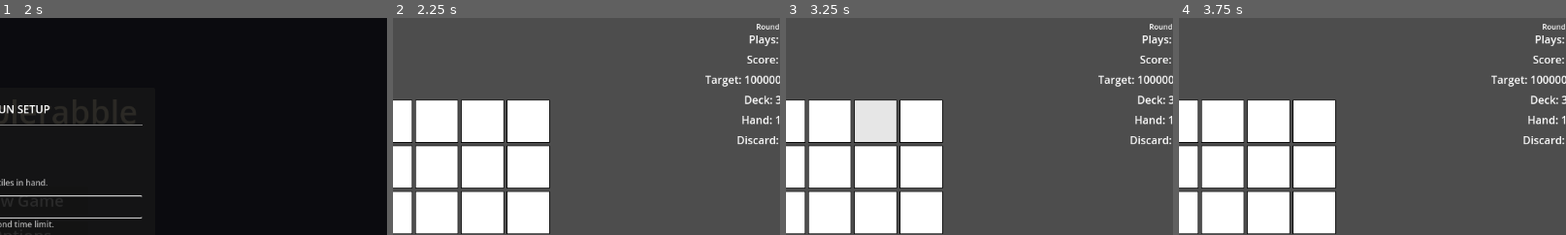
Above: before the commit, frames 1-4 (left to right).
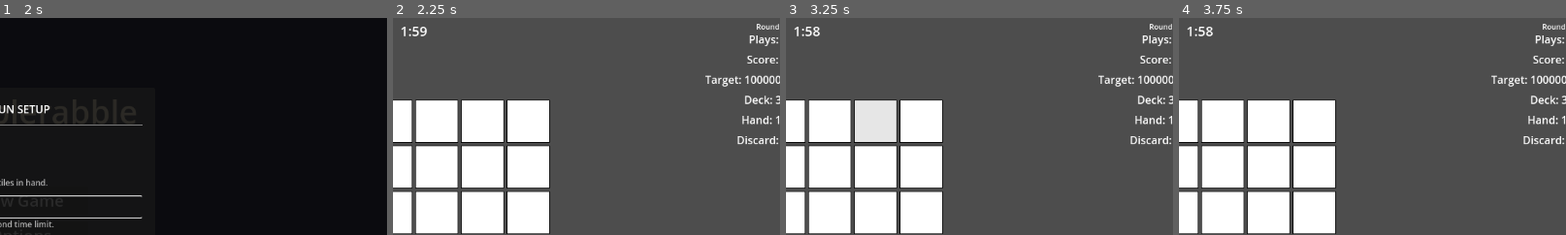
Above: after the commit, the same moments.

Repository: rcmilan/godot-scrabblerabble
Game: Godot game, scene res://scenes/title_screen/TitleScreen.tscn
The game is run twice, just before and just after one commit, with the same random seed, the same clock (stepped at 60 frames per second) and the same inputs.
Inputs (mouse positions are % of the whole screen's width and height, from its top left):
- Up to frame 1 (2 s): click "New Game" at 0.5 s; click "New Game" at 1.25 s
- Up to frame 2 (2.25 s): click "Start Run" at 2 s
- Up to frame 3 (3.25 s): tap Enter (ui_accept) at 2.75 s; drag from (35, 24) to (60, 28) at 2.77 s
- Up to frame 4 (3.75 s): tap Enter (ui_accept) at 3.5 s; drag from (41, 24) to (45, 70) at 3.52 s
The pictures show only the part of the screen within x 47-97%, y 0-50%; the shares and areas given below are measured in that part.

Frame 1 is identical in both runs. In frame 2, 0.1% of the frame differs, in the area x 2-9%, y 4-9%; in frame 3, 0.2%; in frame 4, 0.2%.

Commit message:
feat: Refactor hand size management and implement timer functionality

Diff:
--- a/autoload/game_manager.gd
+++ b/autoload/game_manager.gd
@@ -59,7 +59,6 @@
 # CONFIGURATION
 # =============================================================================
 
-const DEFAULT_HAND_SIZE: int = 10
 const DEFAULT_PLAYS_PER_ROUND: int = 2
 const DEFAULT_TARGET_SCORE: int = 1000000
 
--- a/autoload/hand_manager.gd
+++ b/autoload/hand_manager.gd
@@ -7,9 +7,8 @@
 # =============================================================================
 # CONFIGURATION
 # =============================================================================
-
-const DEFAULT_HAND_SIZE: int = 10
-const MAX_HAND_SIZE: int = 15
+# Hand size default comes from ProgressionConfig.default_hand_size.
+# At runtime, set via set_hand_size() which syncs to the Hand UI.
 
 # =============================================================================
 # SIGNALS
@@ -22,7 +21,7 @@
 # STATE
 # =============================================================================
 
-var hand_size: int = DEFAULT_HAND_SIZE
+var hand_size: int = 10
 var discard_pile: Array[Tile] = []
 
 # =============================================================================
@@ -184,9 +183,11 @@
 	return _hand_ui.is_full()
 
 
-## Sets the target hand size for refilling.
+## Sets the target hand size for refilling. Syncs to Hand UI.
 func set_hand_size(size: int) -> void:
-	hand_size = clampi(size, 1, MAX_HAND_SIZE)
+	hand_size = maxi(size, 1)
+	if _hand_ui and is_instance_valid(_hand_ui):
+		_hand_ui.max_hand_size = hand_size
 
 
 # =============================================================================
@@ -196,6 +197,7 @@
 ## Sets references from Main scene. Only initialization path.
 func set_references(hand_ui: Node) -> void:
 	_hand_ui = hand_ui
+	_hand_ui.max_hand_size = hand_size
 	_is_initialized = true
 	initialized.emit()
 	print("[HandManager] Initialized via set_references()")
--- a/scenes/hand/hand.gd
+++ b/scenes/hand/hand.gd
@@ -10,8 +10,8 @@
 signal tile_removed(tile: Tile)
 signal hand_empty()
 
-# === Configuration ===
-@export var max_hand_size: int = 10
+# === Configuration (set by HandManager.set_hand_size) ===
+var max_hand_size: int = 10
 
 # === Dependencies ===
 var _selection: SelectionManager = null
--- a/scenes/ui/main_hud/MainHUD.tscn
+++ b/scenes/ui/main_hud/MainHUD.tscn
@@ -91,6 +91,34 @@
 text = "Discard: 0"
 horizontal_alignment = 2
 
+[node name="TimerLabel" type="Label" parent="."]
+anchors_preset = 5
+anchor_left = 0.5
+anchor_right = 0.5
+offset_left = -60.0
+offset_top = 5.0
+offset_right = 60.0
+offset_bottom = 30.0
+grow_horizontal = 2
+theme_override_font_sizes/font_size = 20
+text = "2:00"
+horizontal_alignment = 1
+visible = false
+
+[node name="TimerIncrementLabel" type="Label" parent="."]
+anchors_preset = 5
+anchor_left = 0.5
+anchor_right = 0.5
+offset_left = 65.0
+offset_top = 8.0
+offset_right = 125.0
+offset_bottom = 26.0
+grow_horizontal = 2
+theme_override_font_sizes/font_size = 14
+theme_override_colors/font_color = Color(0.3, 1, 0.3, 1)
+text = "+15s"
+visible = false
+
 [node name="DrawButton" type="Button" parent="."]
 offset_left = 865.0
 offset_top = 498.0
--- a/scenes/ui/main_hud/main_hud.gd
+++ b/scenes/ui/main_hud/main_hud.gd
@@ -17,6 +17,12 @@
 @onready var discard_label: Label = $DiscardLabel
 @onready var draw_button: Button = $DrawButton
 @onready var play_button: Button = $PlayButton
+@onready var timer_label: Label = $TimerLabel
+@onready var timer_increment_label: Label = $TimerIncrementLabel
+
+# === Timer State ===
+var _timer_connections: Array[Dictionary] = []
+var _increment_tween: Tween = null
 
 
 func _ready() -> void:
@@ -87,6 +93,7 @@
 	_update_round(config.round_number)
 	_update_plays(config.plays_per_round)
 	_update_target(config.target_score)
+	_connect_timer_qualities()
 
 
 # === UI Updates ===
@@ -117,6 +124,73 @@
 
 func _update_discard(count: int) -> void:
 	discard_label.text = "Discard: %d" % count
+
+
+# === Timer Display ===
+
+func _connect_timer_qualities() -> void:
+	_disconnect_timer_qualities()
+
+	var run := RunManager.get_active_run()
+	if run == null:
+		timer_label.hide()
+		return
+
+	var has_timer := false
+	for quality in run.qualities:
+		var updated_cb := _on_timer_updated.bind()
+		quality.time_updated.connect(updated_cb)
+		_timer_connections.append({"signal": quality.time_updated, "callable": updated_cb})
+
+		var incremented_cb := _on_timer_incremented.bind()
+		quality.time_incremented.connect(incremented_cb)
+		_timer_connections.append({"signal": quality.time_incremented, "callable": incremented_cb})
+
+		# Check if this quality actually emits timer signals by checking for known timer IDs
+		var qid := quality.get_quality_id()
+		if qid == &"time_attack" or qid == &"limited_time_with_increment":
+			has_timer = true
+
+	timer_label.visible = has_timer
+	if not has_timer:
+		timer_increment_label.hide()
+
+
+func _disconnect_timer_qualities() -> void:
+	for conn in _timer_connections:
+		var sig: Signal = conn["signal"]
+		var cb: Callable = conn["callable"]
+		if sig.is_connected(cb):
+			sig.disconnect(cb)
+	_timer_connections.clear()
+
+
+func _on_timer_updated(time_remaining: float) -> void:
+	timer_label.text = _format_time(time_remaining)
+	if time_remaining < 10.0:
+		timer_label.add_theme_color_override("font_color", Color.RED)
+	else:
+		timer_label.remove_theme_color_override("font_color")
+
+
+func _on_timer_incremented(amount: float) -> void:
+	timer_increment_label.text = "+%ds" % int(amount)
+	timer_increment_label.modulate = Color(0.3, 1.0, 0.3, 1.0)
+	timer_increment_label.show()
+	if _increment_tween and _increment_tween.is_valid():
+		_increment_tween.kill()
+	_increment_tween = create_tween()
+	_increment_tween.tween_interval(0.8)
+	_increment_tween.tween_property(timer_increment_label, "modulate:a", 0.0, 0.4)
+	_increment_tween.tween_callback(timer_increment_label.hide)
+
+
+func _format_time(seconds: float) -> String:
+	if seconds <= 0.0:
+		return "0:00"
+	var mins := int(seconds) / 60
+	var secs := int(seconds) % 60
+	return "%d:%02d" % [mins, secs]
 
 
 # === Button Handlers ===
--- a/scripts/domain/qualities/limited_time_with_increment_quality.gd
+++ b/scripts/domain/qualities/limited_time_with_increment_quality.gd
@@ -30,6 +30,7 @@
 func on_play_completed(plays_remaining: int) -> void:
 	if _is_active:
 		_time_remaining += INCREMENT_PER_PLAY
+		time_incremented.emit(INCREMENT_PER_PLAY)
 		time_updated.emit(_time_remaining)
 
 
--- a/scripts/domain/run_quality.gd
+++ b/scripts/domain/run_quality.gd
@@ -14,6 +14,9 @@
 
 ## Emitted by timer qualities when time runs out.
 signal time_expired()
+
+## Emitted by timer qualities when time is added (e.g. increment on play).
+signal time_incremented(amount: float)
 
 # =============================================================================
 # IDENTITY (override in subclasses)
Not shown, changed: AGENT.md
Not shown, changed: scenes/hand/AGENT.md
